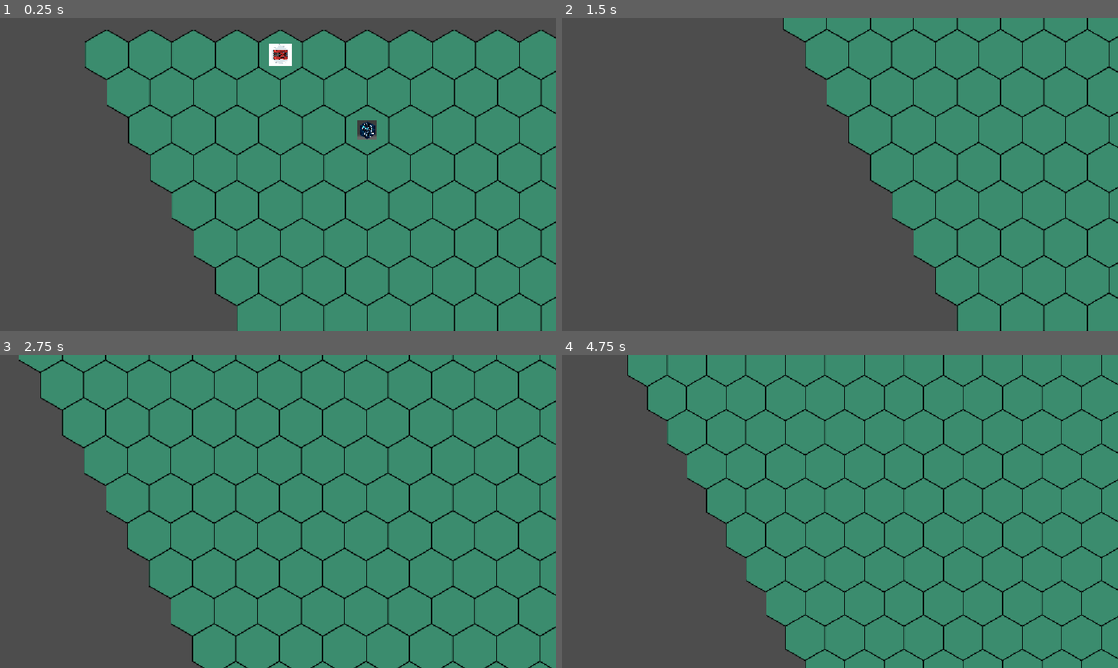
Above: before the commit, frames 1-4 (two rows, left to right).
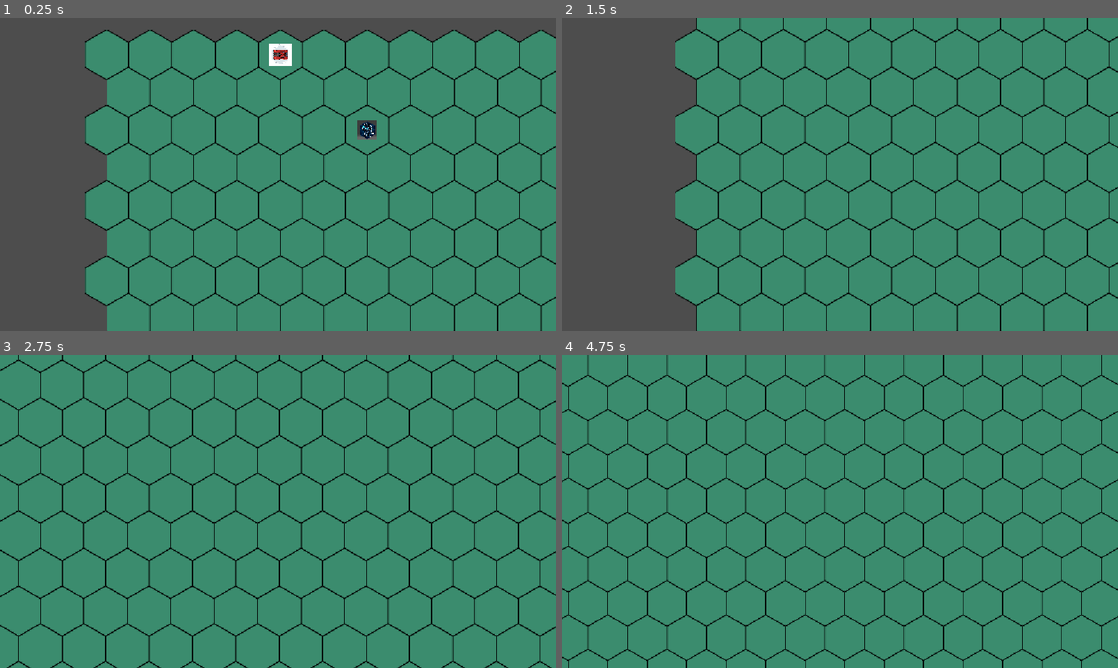
Above: after the commit, the same moments.

Repository: pawel-dubiel/godot-experiment
Game: Godot game, scene res://scenes/TestLevel.tscn
Same seed, same stepped clock (60 frames per second), same inputs: the game is played once before the commit and once after it.
Inputs (mouse positions are in pixels of both pictures, inside the frame that each line leads up to):
- Up to frame 1 (0.25 s): no input
- Up to frame 2 (1.5 s): tap Enter at 0.5 s; move the mouse to (962, 158) at 0.52 s; hold S (camera_down) 0.53-1.25 s; click (962, 158) at 0.67 s; drag from (728, 190) to (812, 237) at 1.27 s
- Up to frame 3 (2.75 s): tap Space at 2 s; move the mouse to (333, 442) at 2.02 s; hold D (camera_right) from 2.03 s (still down); click (333, 442) at 2.17 s
- Up to frame 4 (4.75 s): release D (camera_right) at 2.75 s; drag from (812, 574) to (673, 464) at 2.77 s; tap Enter at 3.5 s; move the mouse to (1006, 558) at 3.52 s; hold - (camera_zoom_out) 3.53-4.25 s; click (1006, 558) at 3.67 s; tap Space at 4.25 s; drag from (673, 464) to (756, 433) at 4.27 s

The runs differ from the first frame. In frame 1, 11% of the frame differs, in the area x 15-43%, y 27-100%; in frame 2, 34%, in the area x 20-71%, y 0-100%; in frame 3, 20%; in frame 4, 27%.

Commit message:
feat: Implement rectangular map generation

Diff:
--- a/scripts/components/RectangularMapGenerator.gd
+++ b/scripts/components/RectangularMapGenerator.gd
@@ -30,10 +30,8 @@
 	print("MapGenerator: Generating %dx%d map data..." % [width, height])
 
 	var tiles = {}
-	for x in range(width):
-		for y in range(height):
-			# Model keys are axial (q, r); this range creates an axial parallelogram.
-			tiles[Vector2i(x, y)] = default_terrain
+	for axial in HexCoordinates.odd_row_rectangle(width, height):
+		tiles[axial] = default_terrain
 
 	map_service.initialize_map(tiles)
 	print("MapGenerator: Done.")
--- /dev/null
+++ b/scripts/tests/TestRectangularMapFootprint.gd
@@ -0,0 +1,39 @@
+extends SceneTree
+
+var _failures: Array[String] = []
+
+func _initialize() -> void:
+	_test_generator_fills_exact_offset_rectangle()
+	if _failures.is_empty():
+		print("RECTANGULAR MAP FOOTPRINT TESTS PASSED")
+		quit(0)
+		return
+	for failure in _failures:
+		printerr(failure)
+	quit(1)
+
+func _test_generator_fills_exact_offset_rectangle() -> void:
+	var map_service := MapService.new()
+	var generator := RectangularMapGenerator.new()
+	generator.width = 4
+	generator.height = 3
+	generator.map_service = map_service
+	generator.default_terrain = TerrainType.new()
+	generator.generate()
+
+	var rendered_cells: Dictionary = {}
+	for axial_value in map_service.model.get_all_coords():
+		var axial: Vector2i = axial_value
+		rendered_cells[HexGridProjection.axial_to_map(axial)] = true
+
+	var expected_cells: Dictionary = {}
+	for row in range(generator.height):
+		for column in range(generator.width):
+			expected_cells[Vector2i(column, row)] = true
+
+	_expect(rendered_cells == expected_cells, "A 4x3 generated map must project to exactly columns 0-3 and rows 0-2; got %s." % [rendered_cells.keys()])
+	_expect(map_service.model.get_all_coords().size() == 12, "A 4x3 footprint must contain exactly 12 whole cells.")
+
+func _expect(condition: bool, message: String) -> void:
+	if not condition:
+		_failures.append(message)
Not shown, added: scripts/tests/TestRectangularMapFootprint.gd.uid
